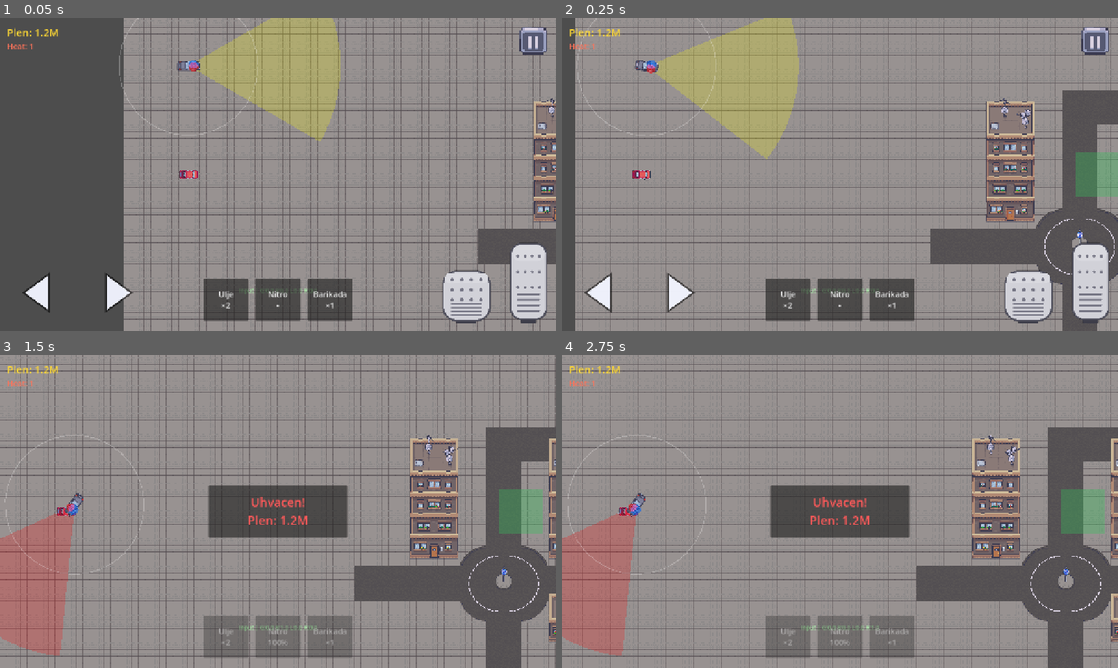
Above: before the commit, frames 1-4 (two rows, left to right).
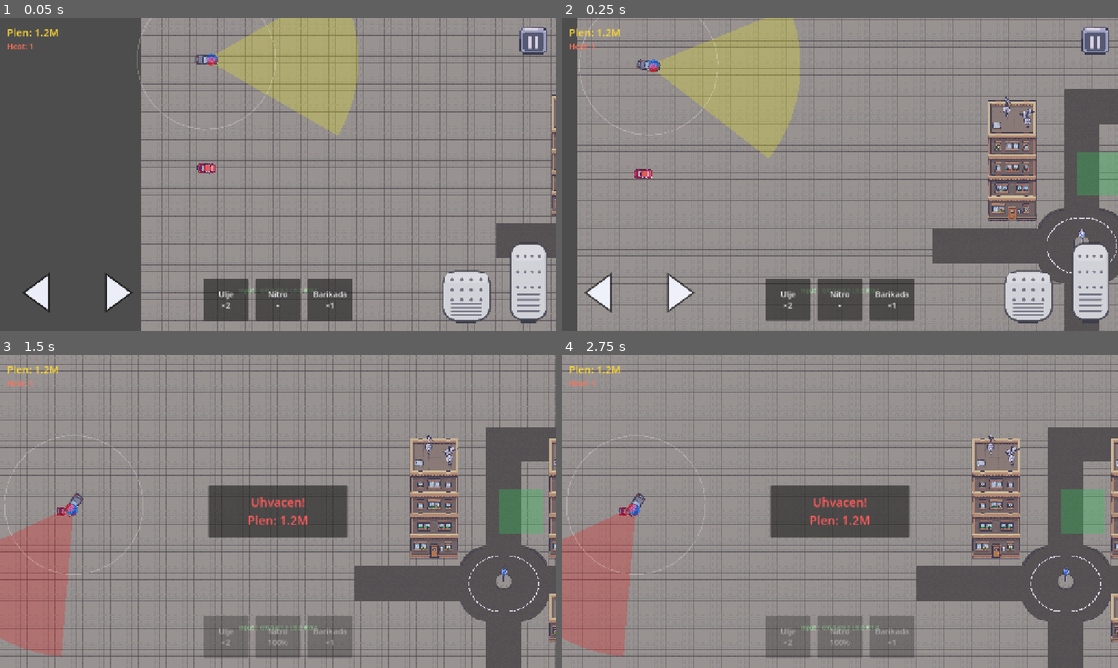
Above: after the commit, the same moments.

Repository: Gubari/Getaway-Racing
Game: Godot game, scene res://scenes/main/main.tscn
The game is run twice, just before and just after one commit, with the same random seed, the same clock (stepped at 60 frames per second) and the same inputs.
Inputs:
- Up to frame 1 (0.05 s): no input
- Up to frame 2 (0.25 s): no input
- Up to frame 3 (1.5 s): hold D (steer_right) 0.53-1.28 s; tap W (gas) at 0.6, 1.35 s; hold S (brake) from 1.28 s (still down)
- Up to frame 4 (2.75 s): tap Enter at 2 s; release S (brake) at 2.03 s; hold D (steer_right) from 2.03 s (still down); tap W (gas) at 2.1 s

The runs differ from the first frame. In frame 1, 24% of the frame differs, in the area x 21-100%, y 0-100%; in frame 2, 15%; in frame 3, 0.4%; in frame 4, 0.4%.

Commit message:
Player collision Fix

Diff:
--- a/scenes/main/main.tscn
+++ b/scenes/main/main.tscn
@@ -26,7 +26,7 @@
 [node name="NavRegion" parent="." unique_id=1762320978 instance=ExtResource("9")]
 
 [node name="Player" parent="." unique_id=1188349856 instance=ExtResource("2")]
-position = Vector2(150, 450)
+position = Vector2(79, 474)
 wall_penalty_rearm_sec = 0.5
 crash_stun_sec = 0.2
 crash_loot_penalty = 10.0
--- a/scenes/player/player.tscn
+++ b/scenes/player/player.tscn
@@ -4,7 +4,7 @@
 [ext_resource type="Texture2D" uid="uid://b2xtd3m2ggr8i" path="res://assets/sprites/vehicles/player_car_drive.png" id="2"]
 
 [sub_resource type="RectangleShape2D" id="1"]
-size = Vector2(32, 48)
+size = Vector2(44, 24)
 
 [node name="Player" type="CharacterBody2D" unique_id=731337925 groups=["player"]]
 collision_mask = 4
